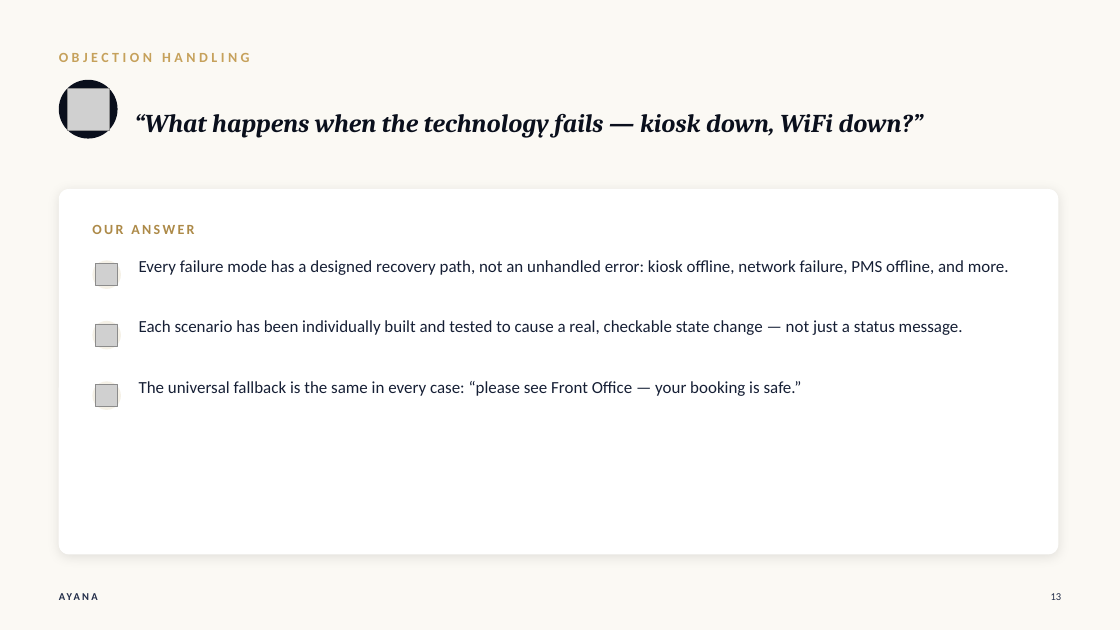
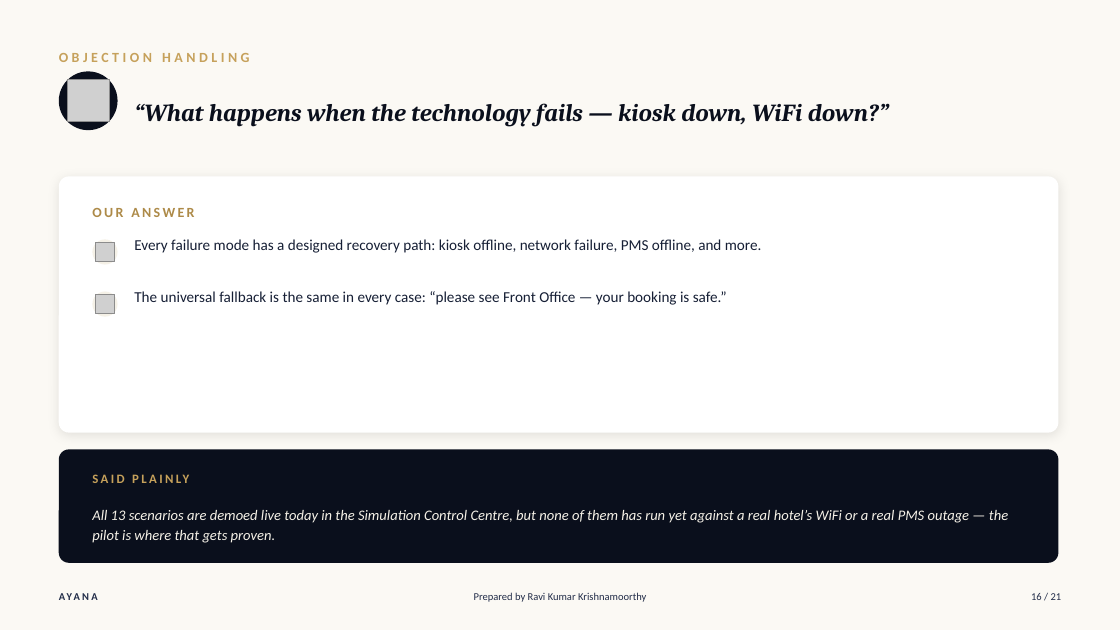
Before and after one commit to joeadithya-web/ayana-hospitality-prototype, a slide deck: slide 16 of collateral/decks/AYANA_Intro_Objection_Handling.pptx (slide 13 before the commit). Drawn at 1120x630 pixels with LibreOffice and Linux fonts; fonts in the diff are those of the drawing; grey boxes stand for pictures. Boxes give left, top, right and bottom in pixels: in the first picture for what was removed or moved away, otherwise in the second. Text is boxed around its words. In the diff, an @@ line names an element or a change of style, - is before the commit and + after.

Commit message:
Refresh both pitch decks to match the JORA COAST/SEP house format
Intro & Objection Handling: adds an agenda slide with time estimates,
new corporate/group booking and guest-managed-stay/concierge slides,
a 7th objection on wire-transfer settlement risk, and candid
fair-concession/honest-caveat callouts on every objection slide.

Commercial Overview: restructured into Current State -> Solution ->
Value Proposition -> commercial terms -> Org & Governance Alignment ->
compressed Objections -> The Ask, covering corporate contracted rates,
wire-transfer settlement, and group booking terms.

Both decks now carry a "Prepared by Ravi Kumar Krishnamoorthy" +
page-of-total footer, matching the reference decks.

```diff
--- a/collateral/decks/AYANA_Intro_Objection_Handling.pptx
+++ b/collateral/decks/AYANA_Intro_Objection_Handling.pptx
@@ ellipse: place and size @@
-ellipse at (59,80,118,139)
+ellipse at (59,71,118,130)
@@ picture: place and size @@
-picture at (67,88,109,130)
+picture at (67,80,109,122)
@@ text "“What happens when the technology ...": place and size @@
-text "“What happens when the technology ..." at (134,114,924,137)
+text "“What happens when the technology ..." at (134,103,889,126)
@@ text "“What happens when the technology ..." at (134,103,889,126): size 22 to 21 pt @@
@@ rounded rectangle: place and size @@
-rounded rectangle at (59,189,1059,555)
+rounded rectangle at (59,176,1059,433)
@@ rounded rectangle at (59,176,1059,433): proportions changed @@
@@ text "OUR ANSWER": place and size @@
-text "OUR ANSWER" at (92,225,194,234)
+text "OUR ANSWER" at (92,208,194,217)
@@ ellipse: place and size @@
-ellipse at (92,260,121,289)
+ellipse at (92,239,118,265)
@@ text at (134,239,761,253): text changed; size 14.5 to 13 pt @@
-Every failure mode has a designed recovery path, not an unhandled error: kiosk offline, network failure, PMS offline, and more.
+Every failure mode has a designed recovery path: kiosk offline, network failure, PMS offline, and more.
@@ picture: place and size @@
-picture at (96,264,118,287)
+picture at (95,242,114,261)
@@ ellipse: place and size @@
-ellipse at (92,321,121,350)
+ellipse at (92,292,118,317)
@@ picture: place and size @@
-picture at (96,324,118,347)
+picture at (95,294,114,313)
@@ text "The universal fallback is the ...": place and size @@
-text "The universal fallback is the ..." at (139,381,802,396)
+text "The universal fallback is the ..." at (134,291,727,305)
@@ text "The universal fallback is the ..." at (134,291,727,305): size 14.5 to 13 pt @@
@@ text removed at (139,320,963,335) @@
-Each scenario has been individually built and tested to cause a real, checkable state change — not just a status message.
@@ ellipse removed at (92,381,121,410) @@
@@ picture removed at (96,385,118,408) @@
@@ rounded rectangle added at (59,450,1059,563), fill #0A0F1C @@
@@ text added at (92,466,429,492), 11 pt, text #C6A15B, bold @@
+SAID PLAINLY
@@ text added at (92,510,1008,543), 12.5 pt, text #F5F1E7, italic @@
+All 13 scenarios are demoed live today in the Simulation Control Centre, but none of them has run yet against a real hotel’s WiFi or a real PMS outage — the pilot is where that gets proven.
@@ text added at (474,592,646,602), 9 pt, text #212C48 @@
+Prepared by Ravi Kumar Krishnamoorthy
@@ text added at (1031,593,1062,600), 9 pt, text #212C48 @@
+16 / 21
@@ text removed at (1051,593,1062,600) @@
-13
```
Also in this commit, not shown: 15 other slides changed, 4 slides added, 1 other file.
